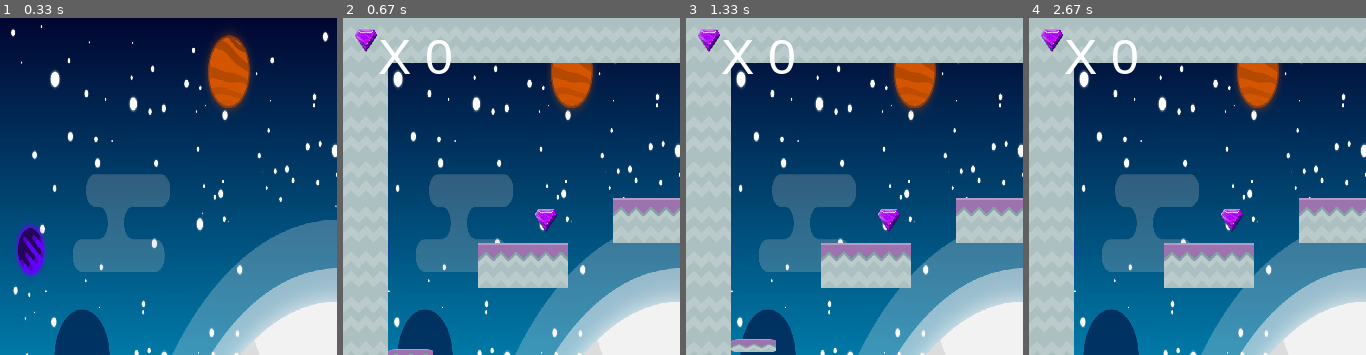
Above: before the commit, frames 1-4 (left to right).
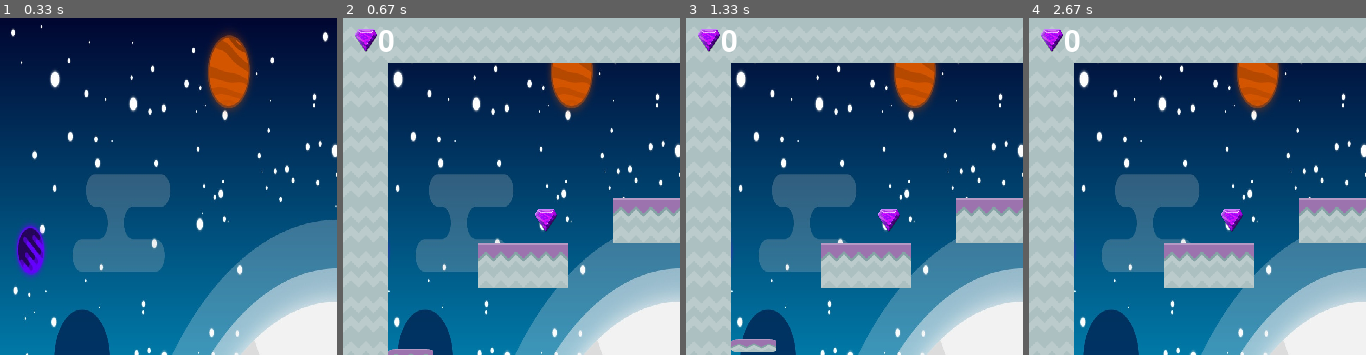
Above: after the commit, the same moments.

Repository: deisof/PyGame
Game: pygame game, started from main.py
The game is run twice, just before and just after one commit, with the same random seed, the same clock (stepped at 60 frames per second) and the same inputs.
Inputs (mouse positions are % of the whole screen's width and height, from its top left):
- Up to frame 1 (0.33 s): no input
- Up to frame 2 (0.67 s): click (22, 72) at 0.38 s
- Up to frame 3 (1.33 s): hold Right 0.67-1.13 s; move the mouse to (46, 55) at 0.7 s; click (47, 72) at 1.22 s
- Up to frame 4 (2.67 s): hold Right 1.5-1.97 s; click (60, 72) at 2.05 s; hold Left from 2.33 s (still down)
The pictures show only the part of the screen within x 0-50%, y 0-50%; the shares and areas given below are measured in that part.

Frame 1 is identical in both runs. In frame 2, 0.8% of the frame differs, in the area x 10-33%, y 3-17%; in frame 3, 0.8%; in frame 4, 0.8%.

Commit message:
fixing bugs

Diff:
--- a/main.py
+++ b/main.py
@@ -22,7 +22,7 @@
 
 # определяем стиль текста
 font1 = pygame.font.SysFont('arial', 70)
-font2 = pygame.font.SysFont('arial', 50)
+font2 = pygame.font.SysFont('Bauhaus 93', 45)
 
 # определяем переменные, которые будем использовать в игре
 tile_size = 45
@@ -95,9 +95,9 @@
         pickle_in = open(f'level{level}_data', 'rb')
         world_data = pickle.load(pickle_in)
     world = World(world_data)
-    # create dummy coin for showing the score
-    score_coin = Crystal(tile_size // 2, tile_size // 2)
-    crystal_group.add(score_coin)
+    # создание кристаллов
+    score_crystal = Crystal(tile_size // 2, tile_size // 2)
+    crystal_group.add(score_crystal)
     return world
 
 
@@ -484,7 +484,7 @@
             if pygame.sprite.spritecollide(player, crystal_group, True):
                 score += 1
                 coin_fx.play()
-            draw_text('X ' + str(score), font2, WHITE, tile_size - 10, 10)
+            draw_text(str(score), font2, WHITE, tile_size - 10, 10)
 
         blob_group.draw(screen)
         platform_group.draw(screen)
@@ -500,21 +500,24 @@
                 world_data = []
                 world = reset_level(level)
                 game_over = 0
-                score = 0
+                score = best_score
+                draw_text(str(best_score), font2, WHITE, tile_size - 10, 10)
         # если игрок прошёл уровень
         if game_over == 1:
             # заканчиваем уровень и переходим на следующий
             level += 1
             if level <= max_levels:
-                # reset level
+                # сброс уровня
+                best_score = score
                 world_data = []
                 world = reset_level(level)
                 game_over = 0
+                draw_text(str(best_score), font2, WHITE, tile_size - 10, 10)
             else:
                 draw_text('YOU WIN!', font1, PURPLE, (WIDTH // 2) - 140, HEIGHT // 2)
                 if restart_button.draw():
                     level = 1
-                    # reset level
+                    # сброс уровня
                     world_data = []
                     world = reset_level(level)
                     game_over = 0
